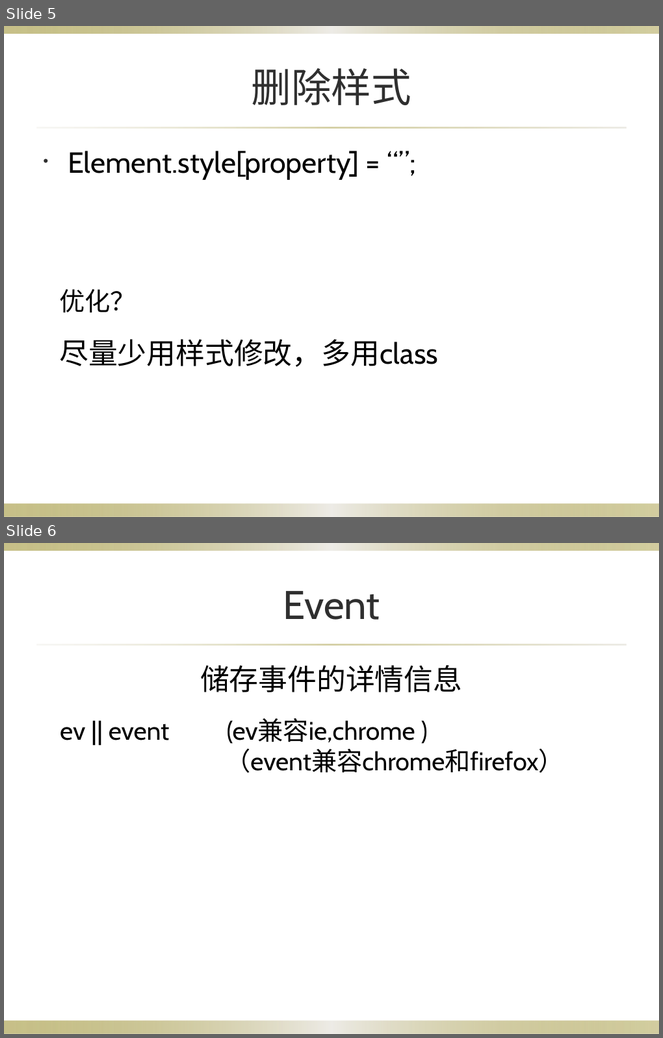
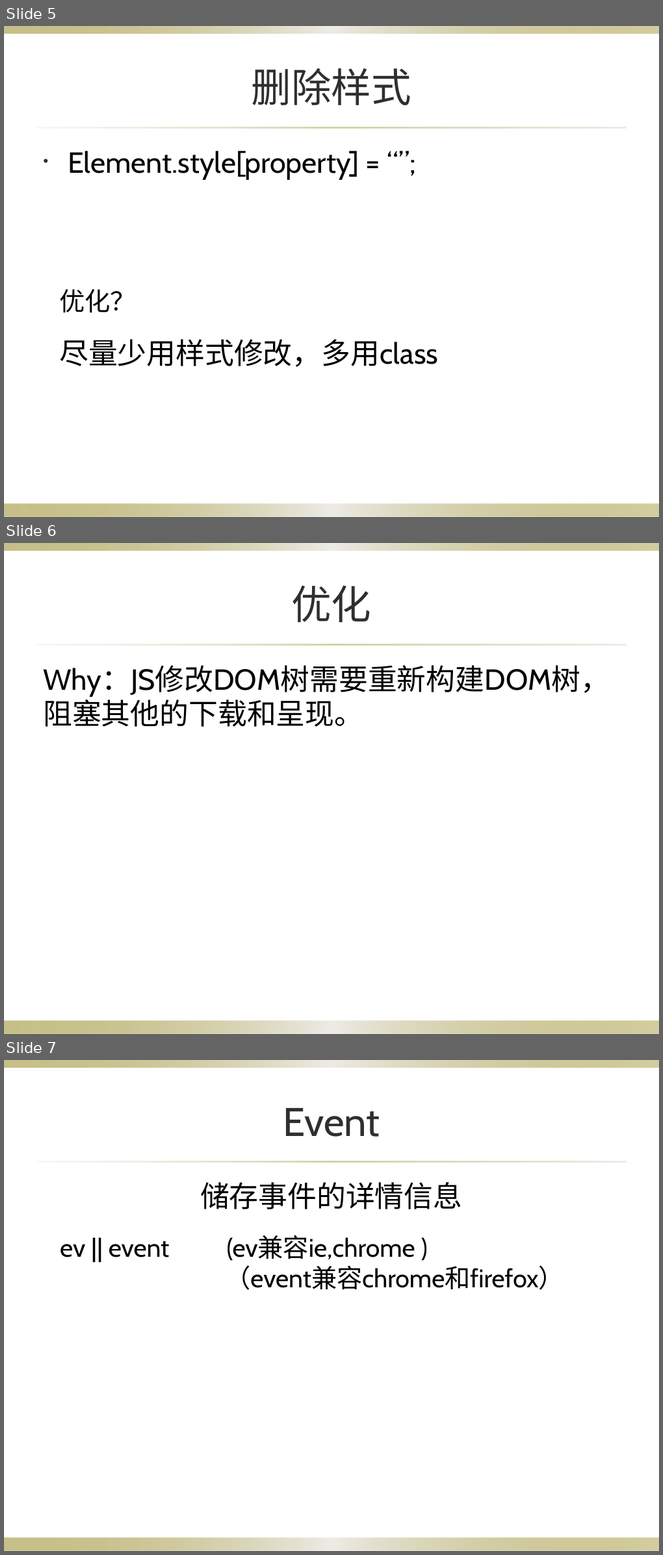
Before and after one commit to yangzcheung/yangzcheung, a slide deck: Dom分享/HTML DOM（css，event）.pptx. Shown one above the other, each under a label of ours: slides 5 and 6 before the commit, slides 5, 6 and 7 after it. The pictures are 663x1038 and 663x1555 pixels, drawn with LibreOffice and Linux fonts; fonts in the diff are those of the drawing; background and template pictures are left out. Boxes give left, top, right and bottom in pixels: in the first picture for what was removed or moved away, otherwise in the second. Text is boxed around its words. In the diff, an @@ line names an element or a change of style, - is before the commit and + after.

Commit message:
fixed

```diff
--- a/Dom分享/HTML DOM（css，event）.pptx
+++ b/Dom分享/HTML DOM（css，event）.pptx
@@ slide 6 added at box(4, 543, 659, 1034), background picture (left out); not listed: 3 template elements that a slide beside it also shows @@
@@ title added at box(291, 585, 371, 622), 44 pt, text #2F2F2F @@
+优化
@@ text added at box(43, 665, 610, 727), 32 pt, text #000000 @@
+Why：JS修改DOM树需要重新构建DOM树，阻塞其他的下载和呈现。
@@ what was slide 6 is now slide 7 @@
```
